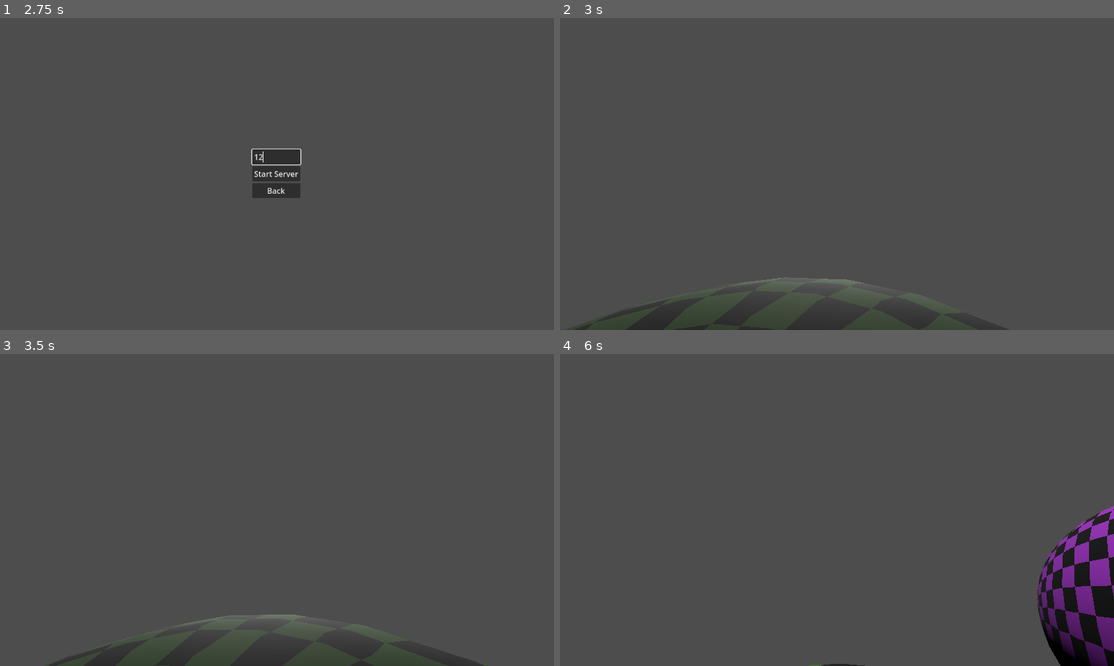
Above: before the commit, frames 1-4 (two rows, left to right).
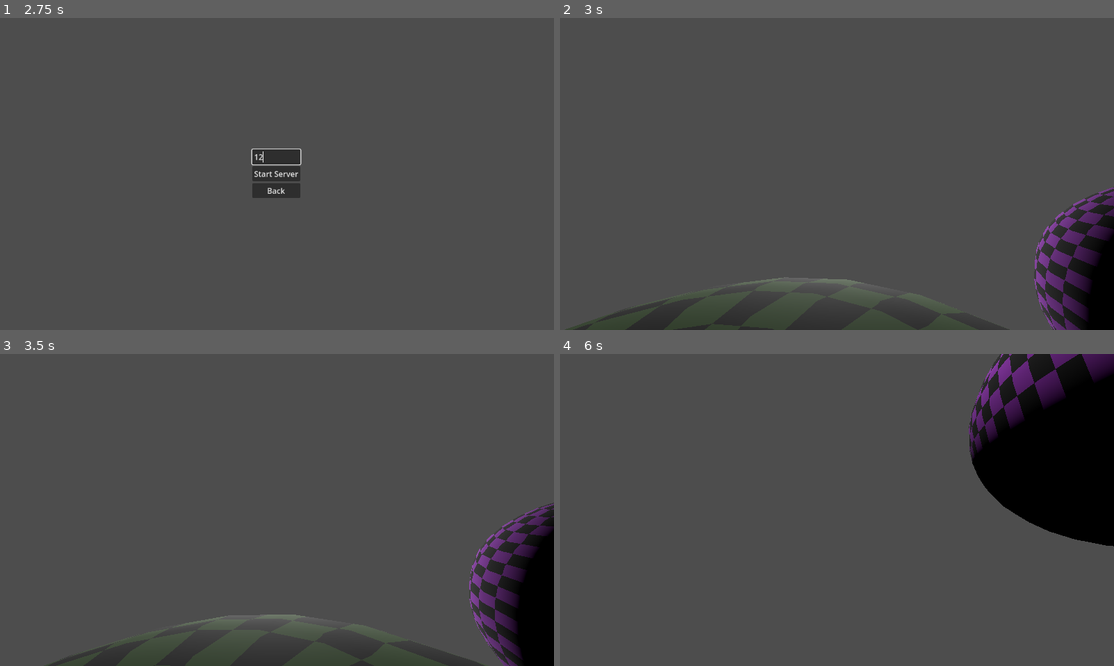
Above: after the commit, the same moments.

Repository: cjsoltermann/GodotPlanetGame
Game: Godot game, scene res://main.tscn
Same seed, same stepped clock (60 frames per second), same inputs: the game is played once before the commit and once after it.
Inputs (mouse positions are in pixels of both pictures, inside the frame that each line leads up to):
- Up to frame 1 (2.75 s): tap Enter (ui_accept) at 0.5 s; move the mouse to (398, 158) at 0.52 s; hold D (Right) 0.53-1.25 s; hold Ctrl (Sprint) 0.53-1.25 s; tap Space (Jump) at 0.77 s; click "Create Server" at 1.25 s; click (277, 158) at 2.02 s; type "12" at 2.1 s
- Up to frame 2 (3 s): click "Start Server" at 2.75 s
- Up to frame 3 (3.5 s): no input
- Up to frame 4 (6 s): move the mouse to (809, 510) at 3.52 s; hold W (Forward) from 3.53 s (still down); tap Ctrl (Sprint) at 3.6, 5.1 s; tap Space (Jump) at 3.77, 5.27 s; tap Enter (ui_accept) at 4.25, 5.75 s; move the mouse to (848, 503) at 4.27 s; hold Ctrl (Sprint) 4.28-5.03 s; move the mouse to (831, 516) at 5.02 s; move the mouse to (875, 513) at 5.77 s; hold Ctrl (Sprint) from 5.78 s (still down)

Frame 1 is identical in both runs. In frame 2, 5.2% of the frame differs, in the area x 0-100%, y 54-100%; in frame 3, 6.1%; in frame 4, 18%, in the area x 44-100%, y 0-100%.

Commit message:
Orbiting

Diff:
--- a/level.gd
+++ b/level.gd
@@ -26,7 +26,8 @@
 		return ret
 
 # Called every frame. 'delta' is the elapsed time since the previous frame.
-func _process(delta):
+func _physics_process(delta):
 	pass
-	#orbiting.position.x = 50*cos(Time.get_ticks_usec() / 10000000.0)
-	#orbiting.position.z = 50*sin(Time.get_ticks_usec() / 10000000.0)
+	#orbiting.position.x += delta
+	orbiting.position.x = 50*cos(Time.get_ticks_usec() / 10000000.0)
+	orbiting.position.z = 50*sin(Time.get_ticks_usec() / 10000000.0)
--- a/level.tscn
+++ b/level.tscn
@@ -20,27 +20,27 @@
 [node name="Level" type="Node3D"]
 script = ExtResource("1_aorb1")
 
-[node name="Planet" type="CSGSphere3D" parent="."]
+[node name="Planet" type="AnimatableBody3D" parent="."]
+
+[node name="Mesh" type="CSGSphere3D" parent="Planet"]
 radius = 20.0
 radial_segments = 20
 rings = 20
 material = SubResource("ShaderMaterial_pomkf")
 
-[node name="StaticBody3D" type="StaticBody3D" parent="Planet"]
-
-[node name="CollisionShape3D" type="CollisionShape3D" parent="Planet/StaticBody3D"]
+[node name="CollisionShape3D" type="CollisionShape3D" parent="Planet"]
 shape = SubResource("SphereShape3D_48lr5")
 
-[node name="Planet2" type="CSGSphere3D" parent="."]
+[node name="Planet2" type="AnimatableBody3D" parent="."]
 transform = Transform3D(1, 0, 0, 0, 1, 0, 0, 0, 1, -56.454, 0.127258, 0.6548)
+
+[node name="Mesh" type="CSGSphere3D" parent="Planet2"]
 radius = 20.0
 radial_segments = 20
 rings = 20
 material = SubResource("ShaderMaterial_4r71l")
 
-[node name="StaticBody3D" type="StaticBody3D" parent="Planet2"]
-
-[node name="CollisionShape3D" type="CollisionShape3D" parent="Planet2/StaticBody3D"]
+[node name="CollisionShape3D" type="CollisionShape3D" parent="Planet2"]
 shape = SubResource("SphereShape3D_48lr5")
 
 [node name="DirectionalLight3D" type="DirectionalLight3D" parent="."]
